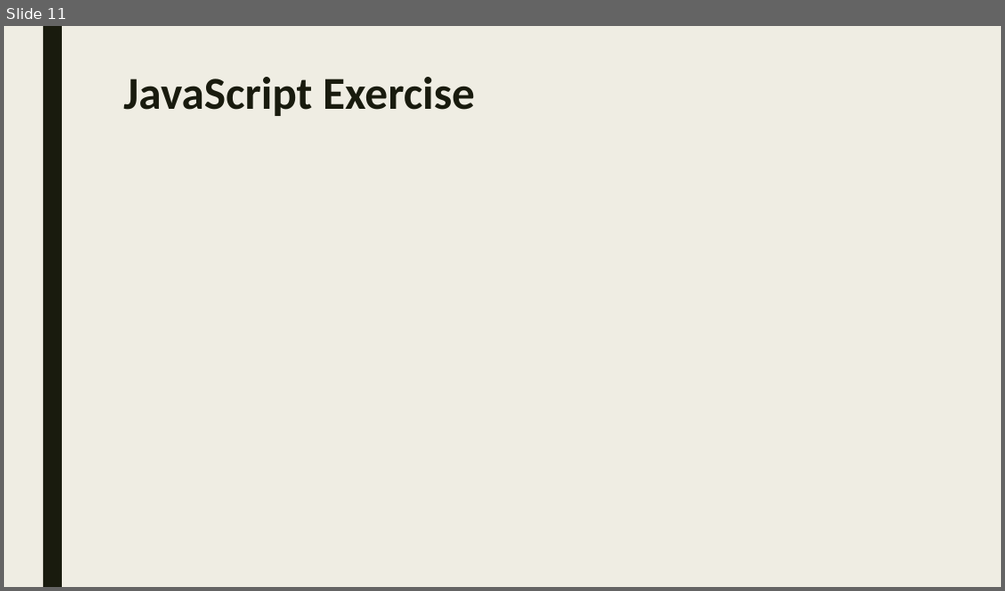
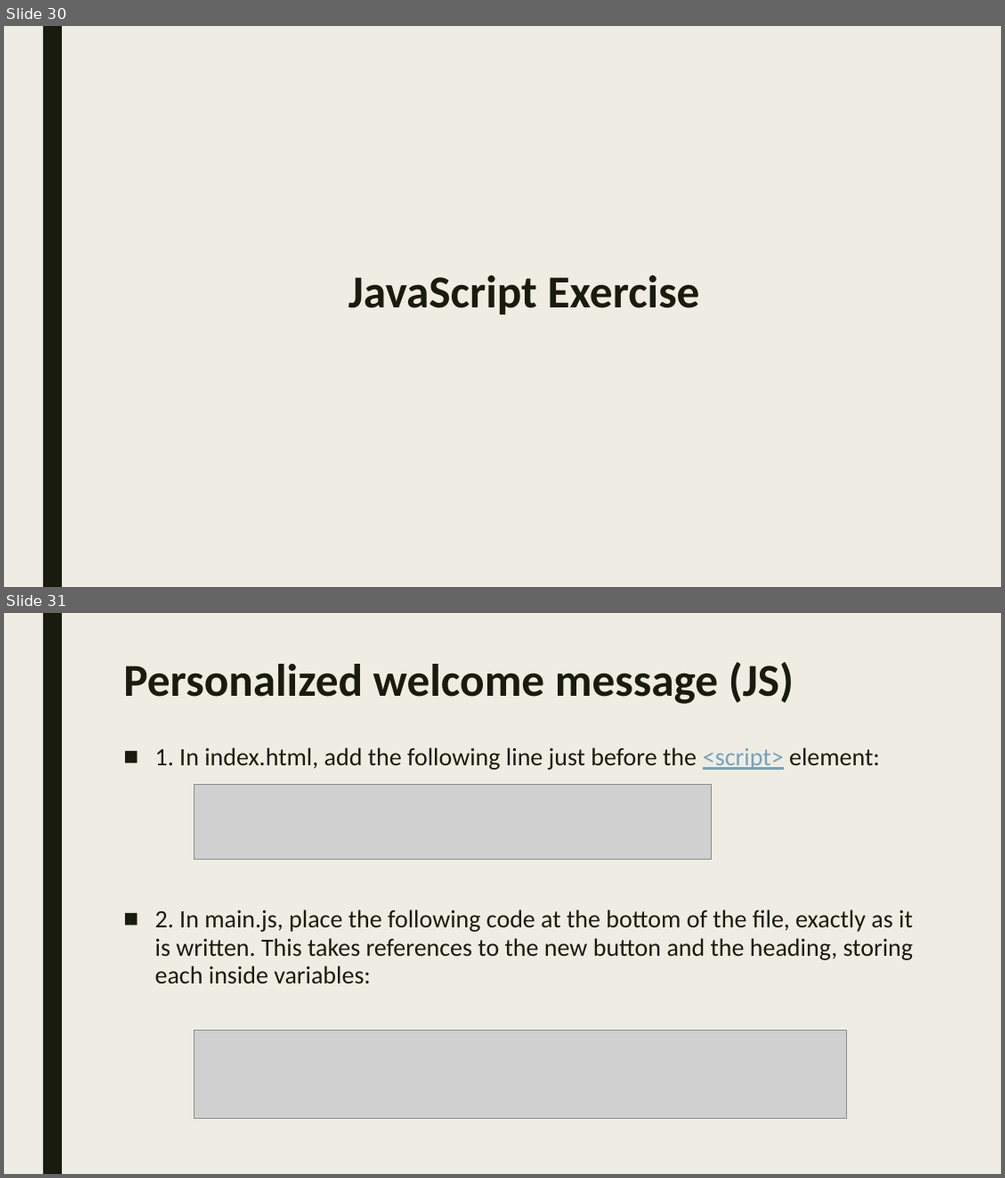
Before and after one commit to sayyidkhan/web_intro_2022, a slide deck: ppt/WY added.pptx. Shown one above the other, each under a label of ours: slide 11 before the commit, slides 30 and 31 after it. The pictures are 1005x591 and 1005x1178 pixels, drawn with LibreOffice and Linux fonts; fonts in the diff are those of the drawing; grey boxes stand for pictures. Boxes give left, top, right and bottom in pixels: in the first picture for what was removed or moved away, otherwise in the second. Text is boxed around its words. In the diff, an @@ line names an element or a change of style, - is before the commit and + after.

Commit message:
Completed missing content & exercise from previous 5 slides
The original 5 ppt didn't have all the HTML tags, CSS selector, JS interactions included.
I created a separate file to address the necessary content.

```diff
--- a/ppt/WY added.pptx
+++ b/ppt/WY added.pptx
@@ slide 31 added at (x1=4, y1=613, x2=1001, y2=1174), background #EFEDE3; not listed: 1 template element that a slide beside it also shows @@
@@ title added at (x1=123, y1=662, x2=793, y2=704), 44 pt, text #191B0E, bold @@
+Personalized welcome message (JS)
@@ text added at (x1=155, y1=747, x2=914, y2=983), 24 pt, text #191B0E @@
+■ 1. In index.html, add the following line just before the <script> element:
+■ 2. In main.js, place the following code at the bottom of the file, exactly as it is written. This takes references to the new button and the heading, storing each inside variables:
@@ picture added at (x1=194, y1=784, x2=712, y2=859) @@
@@ picture added at (x1=194, y1=1030, x2=846, y2=1118) @@
@@ what was slide 11 is now slide 30 @@
@@ slide 30 changed as well @@
@@ title "JavaScript Exercise" moved from (x1=123, y1=77, x2=475, y2=116) to (x1=348, y1=275, x2=700, y2=314) @@
@@ title "JavaScript Exercise" at (x1=348, y1=275, x2=700, y2=314): alignment left to centre @@
```
Also in this commit, not shown: 3 other slides changed, 22 other slides added, 1 other file.
